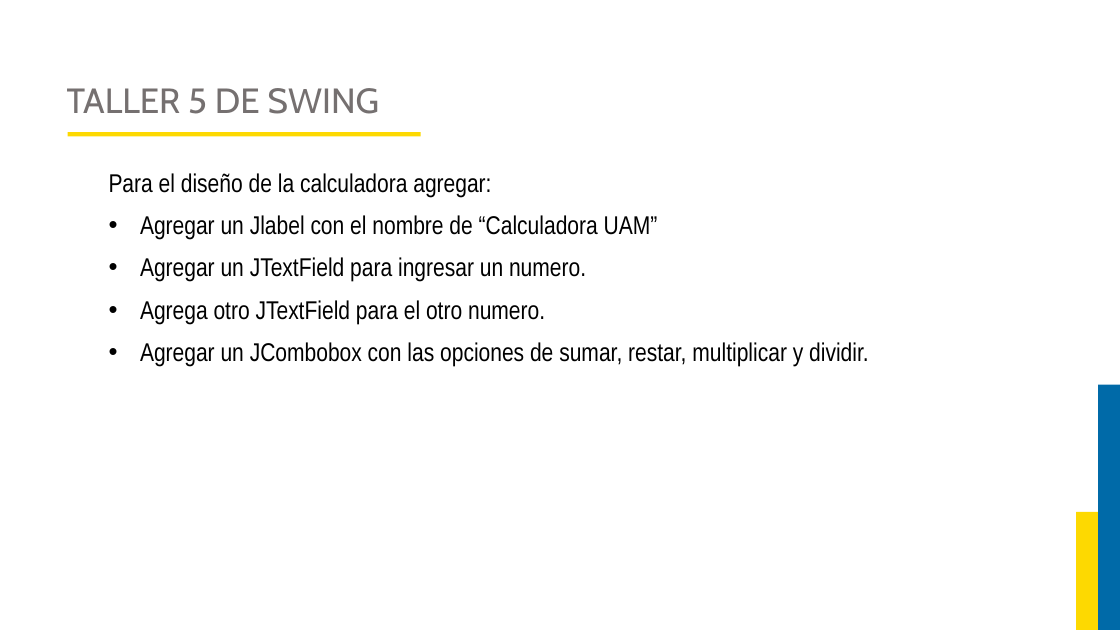
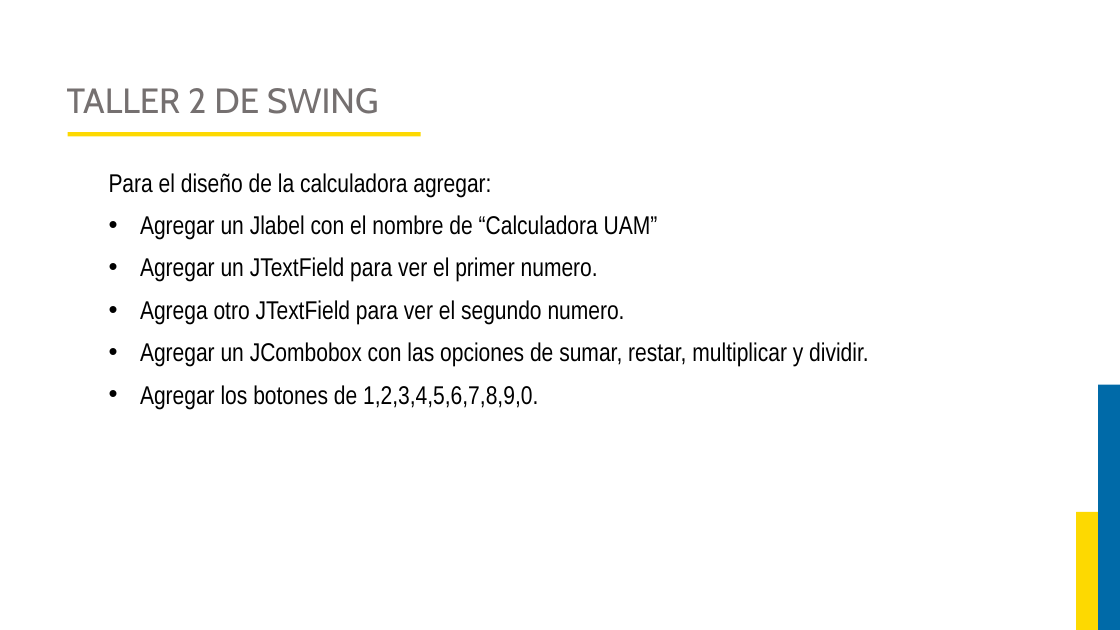
Before and after one commit to JorgeAlejandroAguirreGutierrez/proyecto-luis, a slide deck: slide 90 of Curso Programacion Orientada a Objetos/DIAPOSITIVAS POO.pptx. Drawn at 1120x630 pixels with LibreOffice and Linux fonts; fonts in the diff are those of the drawing; background and template pictures are left out. Boxes give left, top, right and bottom in pixels: in the first picture for what was removed or moved away, otherwise in the second. Text is boxed around its words. In the diff, an @@ line names an element or a change of style, - is before the commit and + after.

```diff
--- a/Curso Programacion Orientada a Objetos/DIAPOSITIVAS POO.pptx
+++ b/Curso Programacion Orientada a Objetos/DIAPOSITIVAS POO.pptx
@@ title at (67,88,378,114): text changed @@
-TALLER 5 DE SWING
+TALLER 2 DE SWING
@@ text at (140,257,625,325): text changed @@
-• Agregar un JTextField para ingresar un numero.
-• Agrega otro JTextField para el otro numero.
+• Agregar un JTextField para ver el primer numero.
+• Agrega otro JTextField para ver el segundo numero.
@@ text at (140,385,538,410): paragraph added @@
+• Agregar los botones de 1,2,3,4,5,6,7,8,9,0.
```
Also in this commit, not shown: 2 other files.
